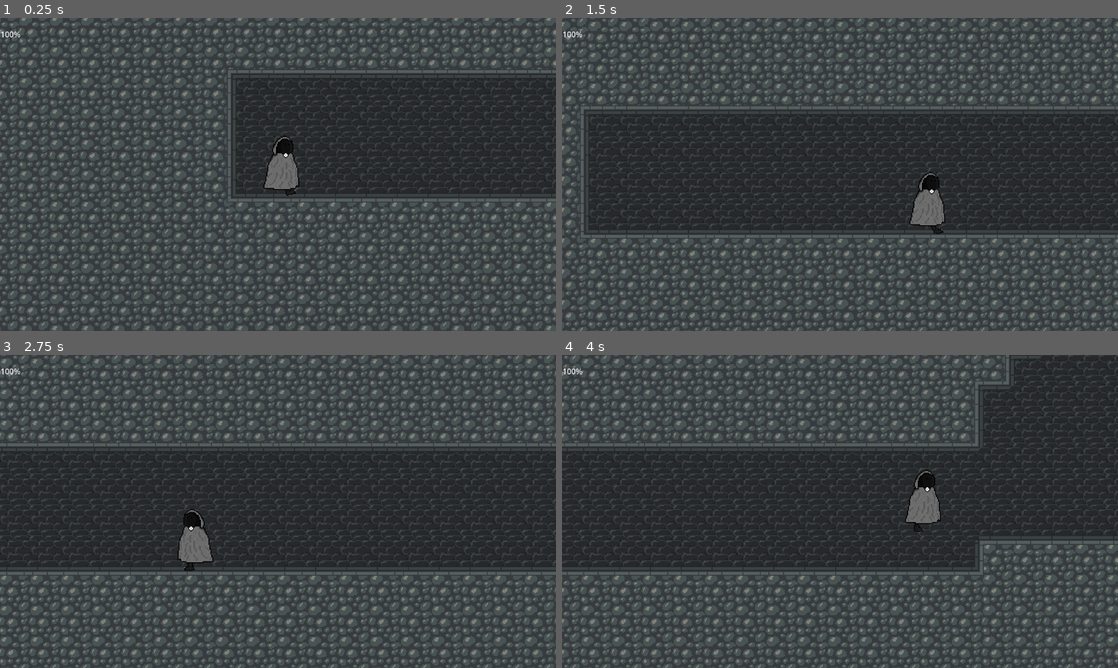
Above: before the commit, frames 1-4 (two rows, left to right).
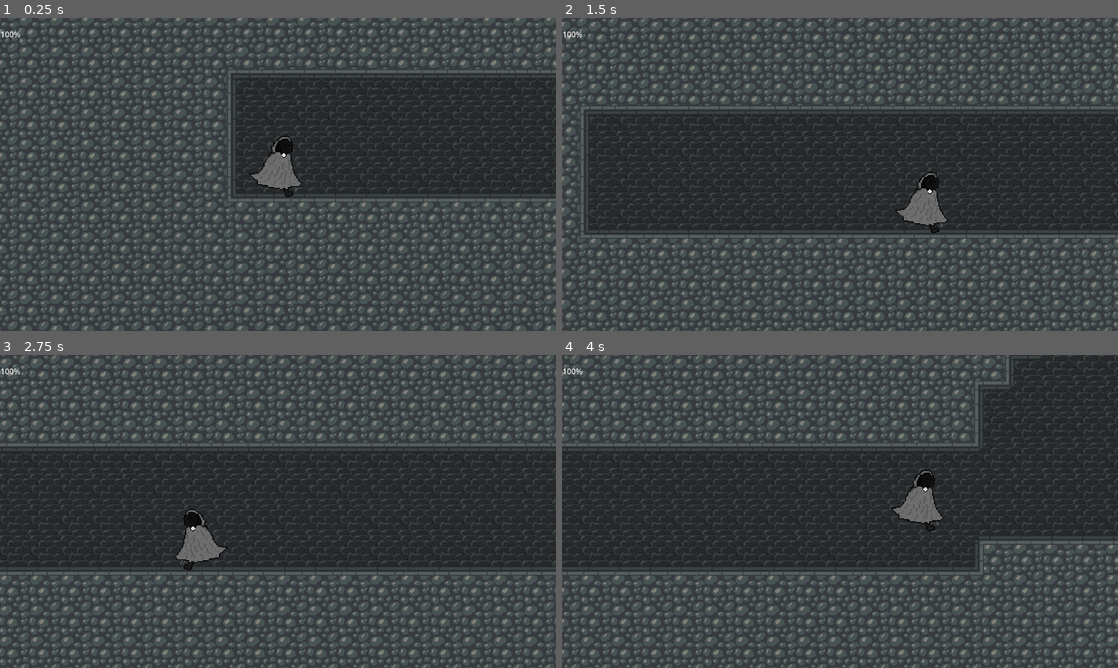
Above: after the commit, the same moments.

Repository: Orosemo/hit-n-run
Game: Godot game, scene res://scenes/test_env.tscn
The game is run twice, just before and just after one commit, with the same random seed, the same clock (stepped at 60 frames per second) and the same inputs.
Inputs:
- Up to frame 1 (0.25 s): no input
- Up to frame 2 (1.5 s): hold D (right) from 0.53 s (still down); tap Space (jump) at 0.6, 0.77, 1.07 s; tap Shift (run) at 1.35 s
- Up to frame 3 (2.75 s): tap Space (jump) at 1.52, 1.55, 1.82, 2.1 s; release D (right) at 2.03 s; hold A (left) from 2.03 s (still down)
- Up to frame 4 (4 s): release A (left) at 2.78 s; hold D (right) from 2.78 s (still down); tap Shift (run) at 2.85 s; tap Space (jump) at 3.02, 3.05, 3.32, 3.6, 3.77 s

The runs differ from the first frame. In frame 1, 0.3% of the frame differs, in the area x 44-55%, y 37-58%; in frame 2, 0.3%; in frame 3, 0.3%; in frame 4, 0.4%, in the area x 59-69%, y 36-57%.

Commit message:
:construction: worked on animation controller (again)

Diff:
--- a/scripts/components/anim_controller.gd
+++ b/scripts/components/anim_controller.gd
@@ -8,15 +8,14 @@
 var priority : Dictionary[String, bool]
 
 func play_all(anim_name: String, is_priority: bool = false):
-	print(anim_name)
 	for anim_node in anim_nodes:
-		if not anim_nodes[anim_node].animation == anim_name and not priority:
+		if anim_nodes[anim_node].animation != anim_name and not priority[anim_node]:
 			anim_nodes[anim_node].play(anim_name)
 			priority[anim_node] = is_priority
 
 func play_for_one(anim_name: String, anim_node: String, is_priority: bool = false):
 	if anim_nodes.has(anim_node):
-		if not anim_nodes[anim_node].animation == anim_name and not priority:
+		if not anim_nodes[anim_node].animation == anim_name and not priority[anim_node]:
 			anim_nodes[anim_node].play(anim_name)
 			priority[anim_node] = is_priority
 	else:
@@ -25,7 +24,7 @@
 func play_for_multiple(anim_name: String, anim_node_names: Array[String], is_priority: bool = false):
 	for anim_node_name in anim_node_names:
 		if anim_nodes.has(anim_node_name):
-			if not anim_nodes[anim_node_name].animation == anim_name and not priority:
+			if not anim_nodes[anim_node_name].animation == anim_name and not priority[anim_node_name]:
 				anim_nodes[anim_node_name].play(anim_name)
 				priority[anim_node_name] = is_priority
 		else:
@@ -37,7 +36,6 @@
 
 func set_direction_for_one(direction: Vector2, anim_node: String):
 	anim_nodes[anim_node].scale = direction
-	push_error("No anim node named " + anim_node)
 
 func set_direction_for_multiple(direction: Vector2, anim_node_names: Array[String]):
 	for anim_node_name in anim_node_names:
@@ -46,12 +44,12 @@
 		else:
 			push_error("No anim node named " + anim_node_name)
 
-func unset_priority(node_name: String):
-	priority[node_name] = false
+func unset_priority():
+	for anim_node in priority:
+		priority[anim_node] = false
 
 func _ready():
 	for anim_node in anim_nodes_array:
 		priority[anim_node.own_name] = false
 		anim_nodes[anim_node.own_name] = anim_node
-		var own_name = anim_node.own_name
-		anim_node.animation_finished.connect(Callable(self, "unset_priority").bind(own_name))
+		anim_node.animation_finished.connect(unset_priority)
Not shown, added: .DS_Store
Not shown, added: assets/.DS_Store
